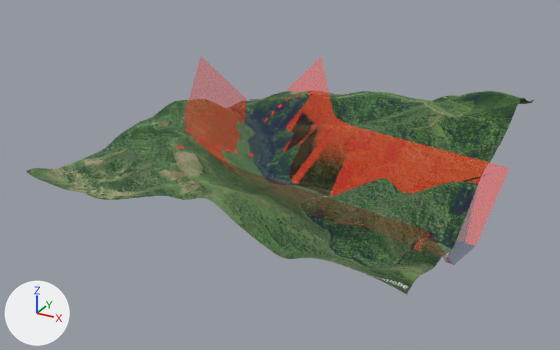
Before and after pictures for a commit that changed the glTF model superficies/curva160.glb.
Both versions are drawn from a 50 mm lens placed at (1788.0, -3461.0, 1671.0), pointed at (-112.0, -7.0, -56.0). Lighting does not change. The marker at lower left points along +X, +Y and +Z.

In view in the first picture: 'root'.
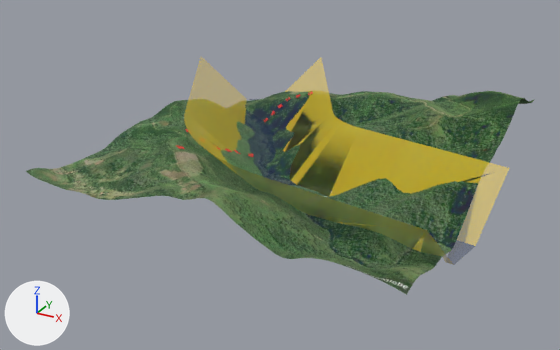
Boxes [x1, y1, x2, y2] around the edits, measured in the pictures (560 x 350 px):
'root', recoloured
    both: [181, 57, 509, 265]

Diff of the bpy script that builds the scene:
```diff
--- a/superficies/curva160.glb.py
+++ b/superficies/curva160.glb.py
@@ mat_cor_b05 @@
 mat_cor_b05 = principled_material('Cor B05')
-mat_cor_b05.base_color = (1.0, 0.0461, 0.0)  # orange #ff3d00
+mat_cor_b05.base_color = (1.0, 0.73, 0.0104)  # yellow #ffde1a
 mat_cor_b05.metallic = 0.1
```
